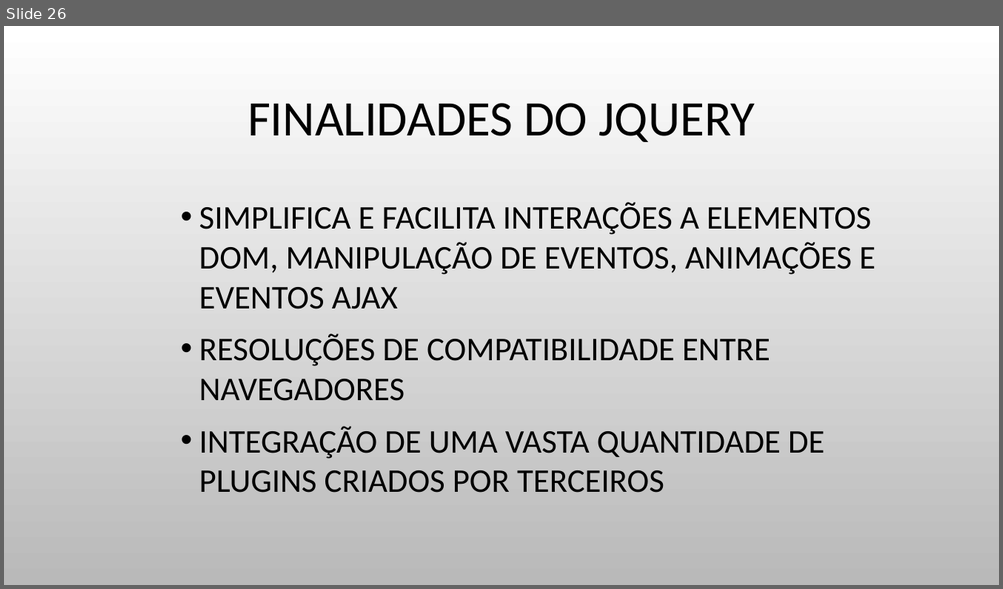
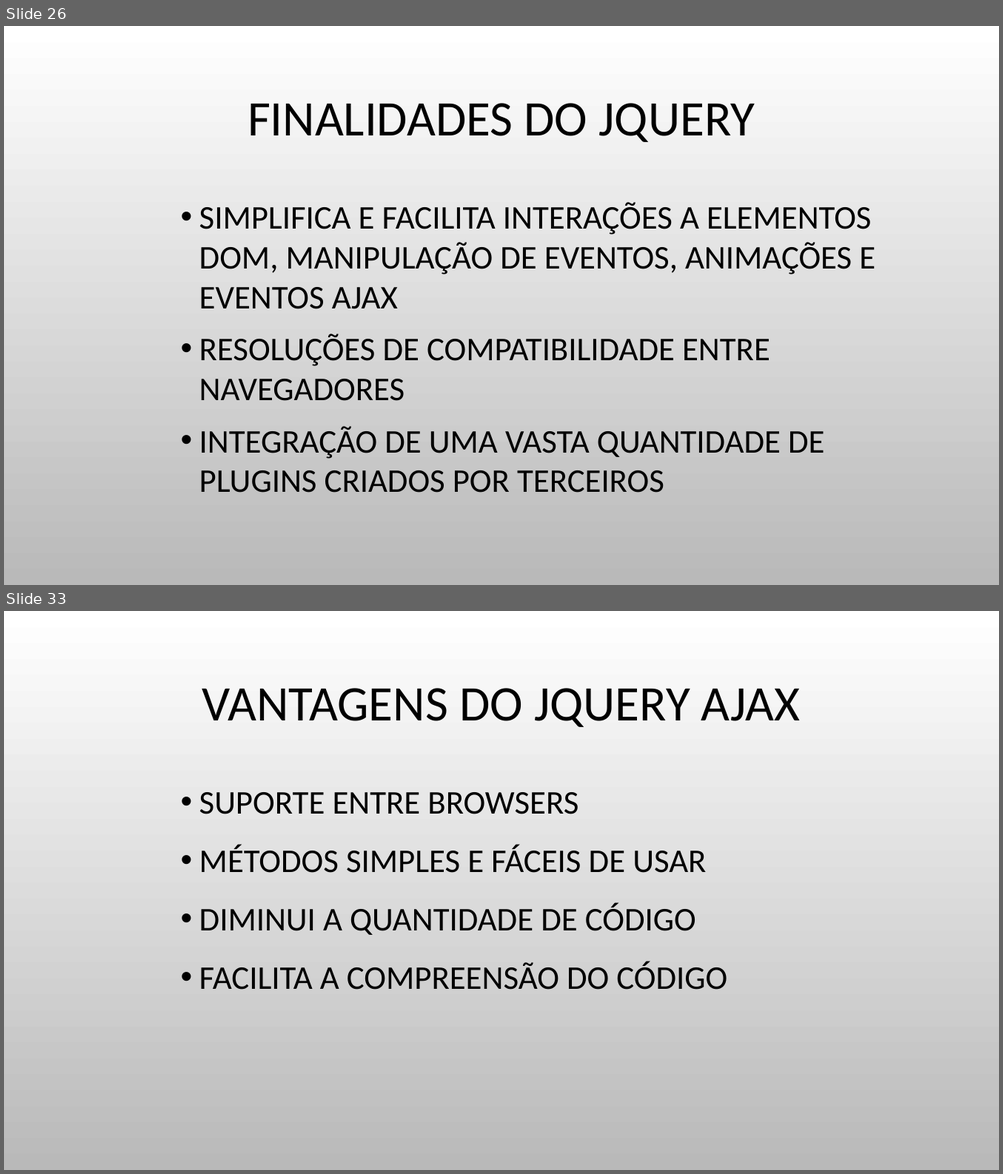
Before and after one commit to JulioCR-Oliveira/Trabalho-Topicos-Especiais, a slide deck: Arquivos/INTRODUÇÃO A FRONT-END.pptx. Shown one above the other, each under a label of ours: slide 26 before the commit, slides 26 and 33 after it; the slides between them are not shown. The pictures are 1003x589 and 1003x1174 pixels, drawn with LibreOffice and Linux fonts; fonts in the diff are those of the drawing; background and template pictures are left out. Boxes give left, top, right and bottom in pixels: in the first picture for what was removed or moved away, otherwise in the second. Text is boxed around its words. In the diff, an @@ line names an element or a change of style, - is before the commit and + after.

```diff
--- a/Arquivos/INTRODUÇÃO A FRONT-END.pptx
+++ b/Arquivos/INTRODUÇÃO A FRONT-END.pptx
@@ slide 33 added at (4,611,999,1170), background picture (left out) @@
@@ title added at (202,688,800,727), 48 pt, text #000000 @@
+VANTAGENS DO JQUERY AJAX
@@ text added at (199,792,727,990), 32 pt, text #000000 @@
+• SUPORTE ENTRE BROWSERS
+• MÉTODOS SIMPLES E FÁCEIS DE USAR
+• DIMINUI A QUANTIDADE DE CÓDIGO
+• FACILITA A COMPREENSÃO DO CÓDIGO
```
Also in this commit, not shown: 11 other slides added, 5 other files.
